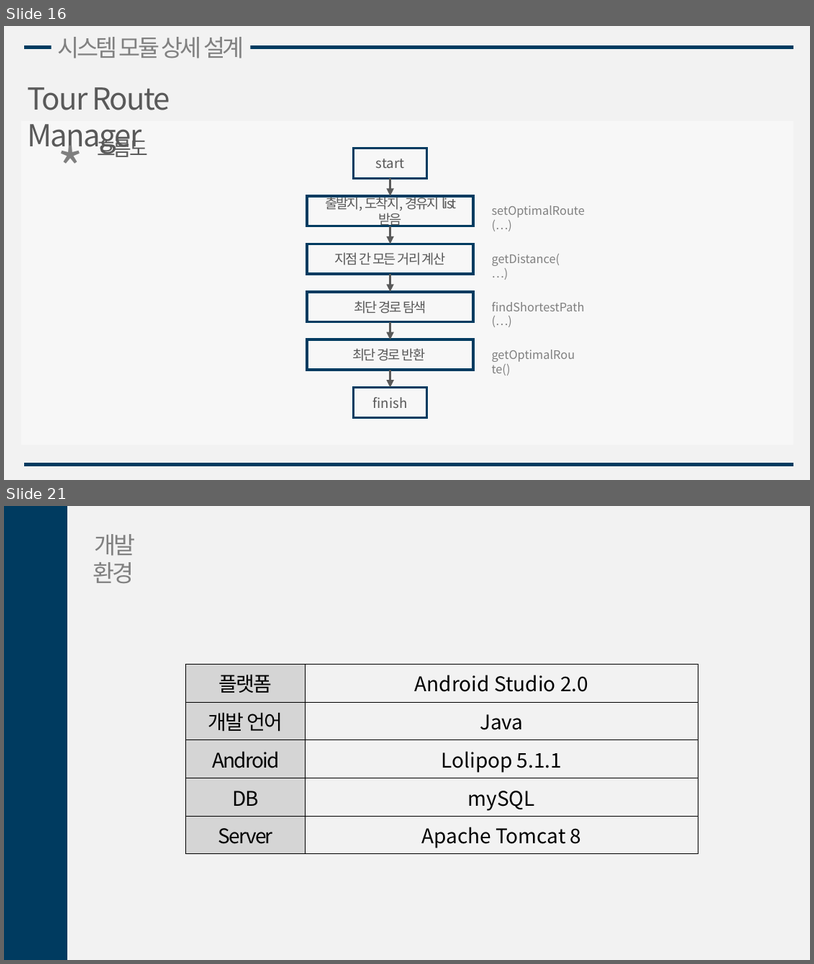
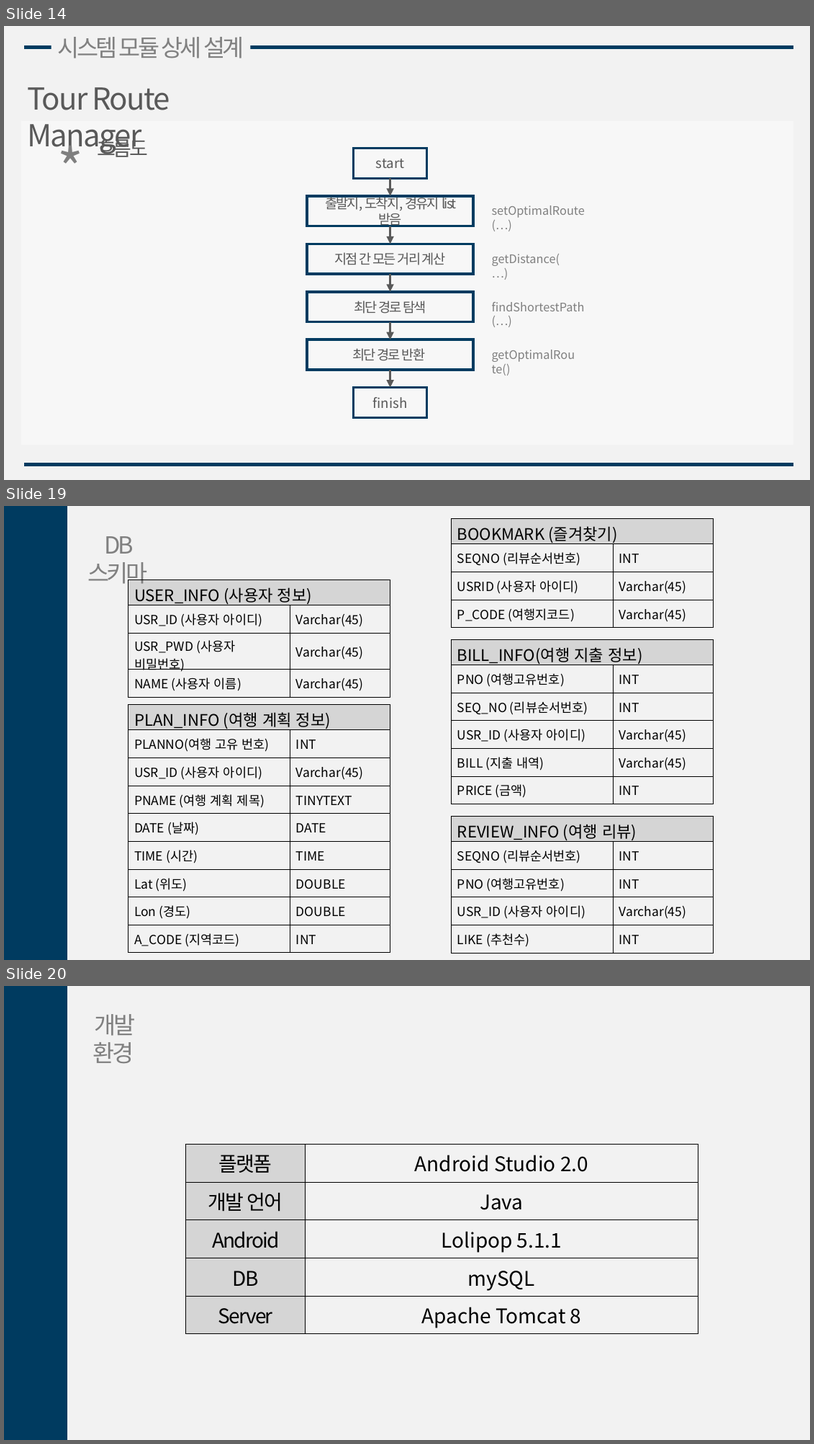
Before and after one commit to gmlrud1211/project, a slide deck: document/설계서.pptx. Shown one above the other, each under a label of ours: slides 16 and 21 before the commit, slides 14, 19 and 20 after it; the slides between them are not shown. The pictures are 814x964 and 814x1444 pixels, drawn with LibreOffice and Linux fonts; fonts in the diff are those of the drawing. Boxes give left, top, right and bottom in pixels: in the first picture for what was removed or moved away, otherwise in the second. Text is boxed around its words. In the diff, an @@ line names an element or a change of style, - is before the commit and + after.

```diff
--- a/document/설계서.pptx
+++ b/document/설계서.pptx
@@ slide 19 added at box(4, 506, 810, 960), background #F2F2F2 @@
@@ rectangle added at box(4, 506, 67, 960), fill #003B60 @@
@@ table added at box(452, 519, 714, 628), 4 rows, 2 columns @@
+BOOKMARK (즐겨찾기) | 
+SEQNO (리뷰순서번호) | INT
+USRID (사용자 아이디) | Varchar(45)
+P_CODE (여행지코드) | Varchar(45)
@@ text added at box(88, 536, 147, 588), 28 pt, text #808080 @@
+DB 스키마
@@ table added at box(129, 580, 391, 694), 4 rows, 2 columns @@
+USER_INFO (사용자 정보) | 
+USR_ID (사용자 아이디) | Varchar(45)
+USR_PWD (사용자 비밀번호) | Varchar(45)
+NAME (사용자 이름) | Varchar(45)
@@ table added at box(452, 640, 714, 804), 6 rows, 2 columns @@
+BILL_INFO(여행 지출 정보) | 
+PNO (여행고유번호) | INT
+SEQ_NO (리뷰순서번호) | INT
+USR_ID (사용자 아이디) | Varchar(45)
+BILL (지출 내역) | Varchar(45)
+PRICE (금액) | INT
@@ table added at box(129, 705, 391, 952), 9 rows, 2 columns @@
+PLAN_INFO (여행 계획 정보) | 
+PLANNO(여행 고유 번호) | INT
+USR_ID (사용자 아이디) | Varchar(45)
+PNAME (여행 계획 제목) | TINYTEXT
+DATE (날짜) | DATE
+TIME (시간) | TIME
+Lat (위도) | DOUBLE
+Lon (경도) | DOUBLE
+A_CODE (지역코드) | INT
@@ table added at box(452, 816, 714, 952), 5 rows, 2 columns @@
+REVIEW_INFO (여행 리뷰) | 
+SEQNO (리뷰순서번호) | INT
+PNO (여행고유번호) | INT
+USR_ID (사용자 아이디) | Varchar(45)
+LIKE (추천수) | INT
@@ what was slide 16 is now slide 14 @@
@@ what was slide 21 is now slide 20 @@
```
Also in this commit, not shown: 8 slides changed, 2 other slides added, 4 slides removed, 9 other files.
